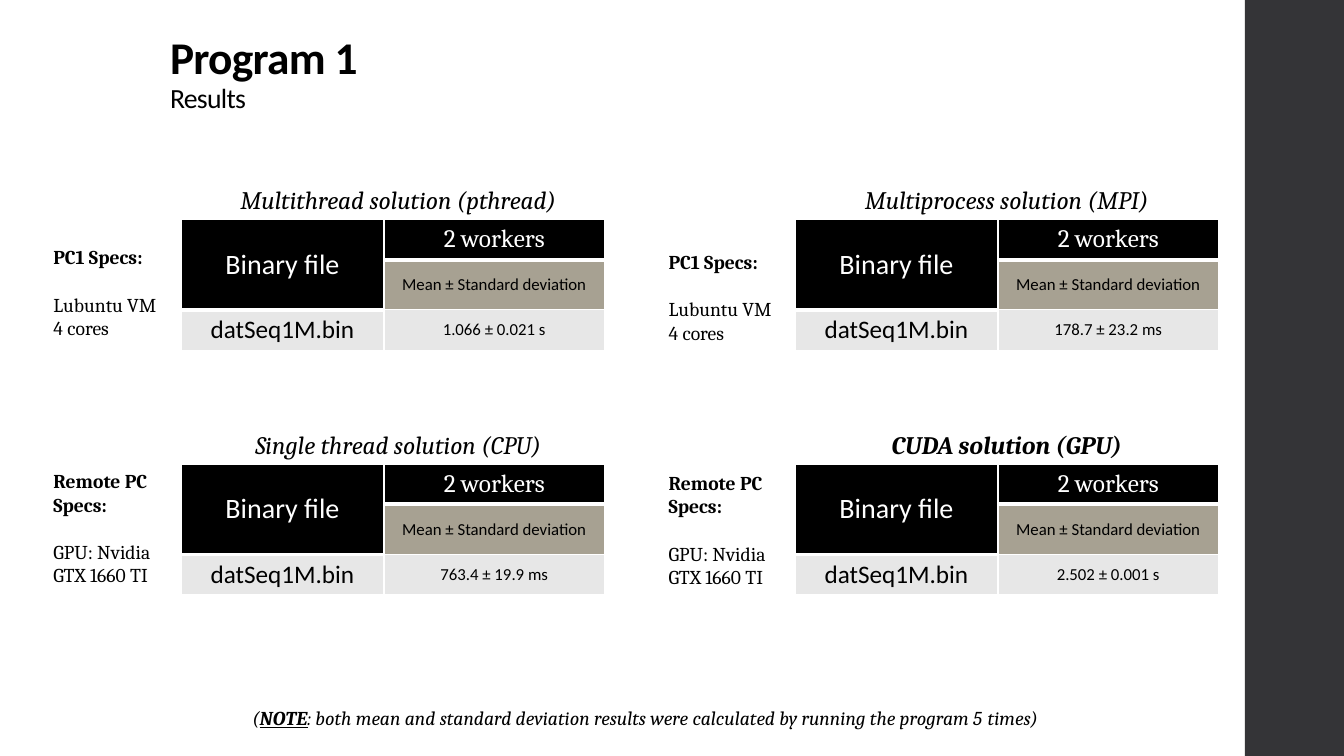
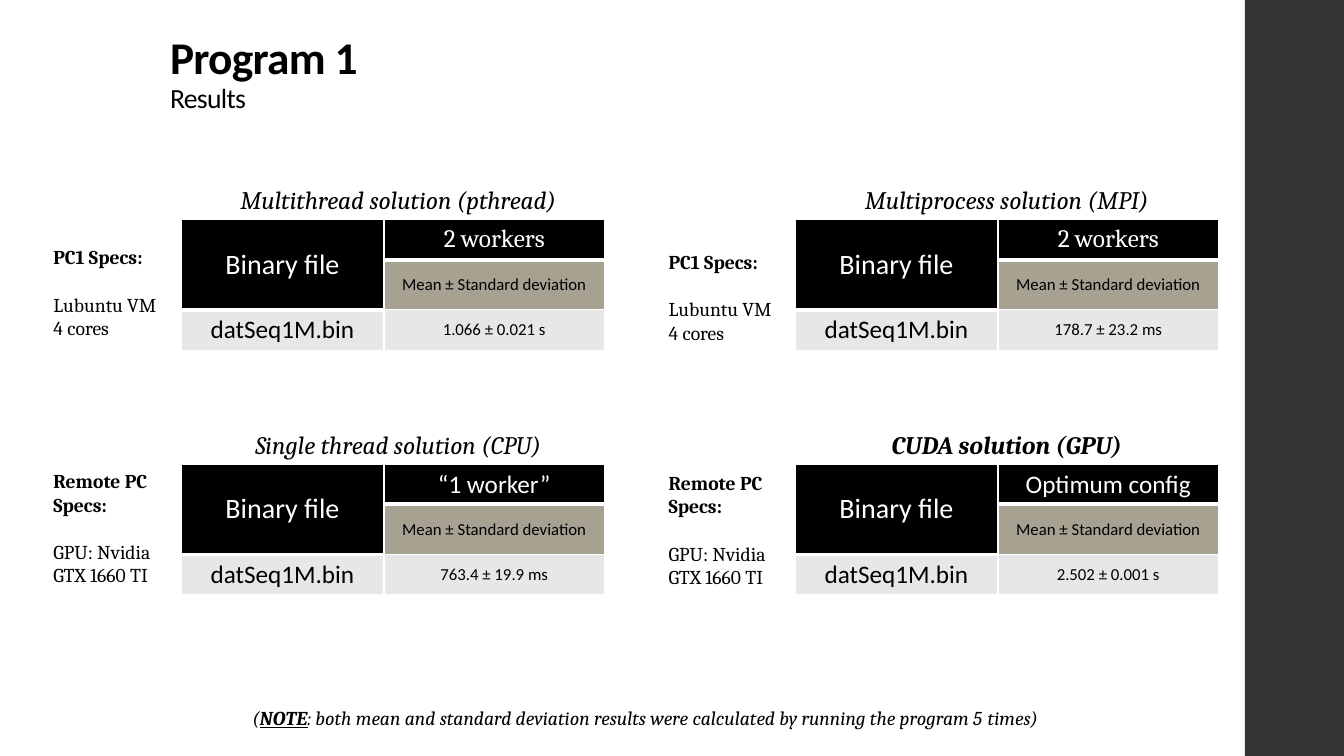
Before and after one commit to xL1fer/CLE_2022_2023, a slide deck: slide 3 of CLE3_T3G5/present.pptx. Drawn at 1344x756 pixels with LibreOffice and Linux fonts; fonts in the diff are those of the drawing. Boxes give left, top, right and bottom in pixels: in the first picture for what was removed or moved away, otherwise in the second. Text is boxed around its words. In the diff, an @@ line names an element or a change of style, - is before the commit and + after.

```diff
--- a/CLE3_T3G5/present.pptx
+++ b/CLE3_T3G5/present.pptx
@@ table at bbox=[181, 464, 605, 595] @@
-row 1, column 2: 2 workers
+row 1, column 2: “1 worker”
@@ table at bbox=[796, 464, 1219, 595] @@
-row 1, column 2: 2 workers
+row 1, column 2: Optimum config
```
Also in this commit, not shown: 2 other slides changed.
